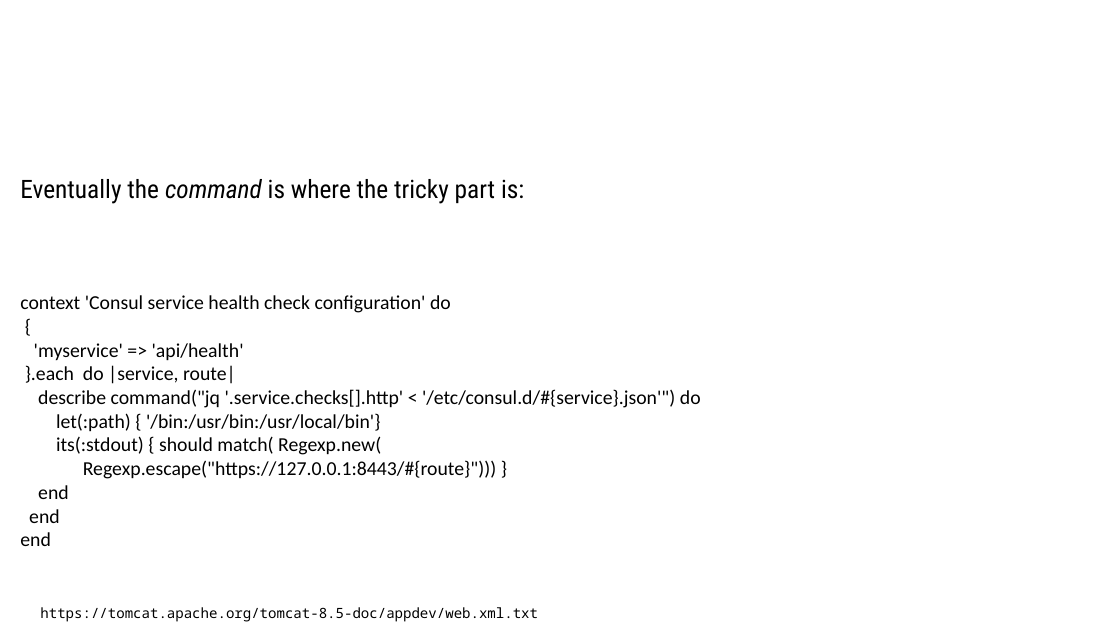
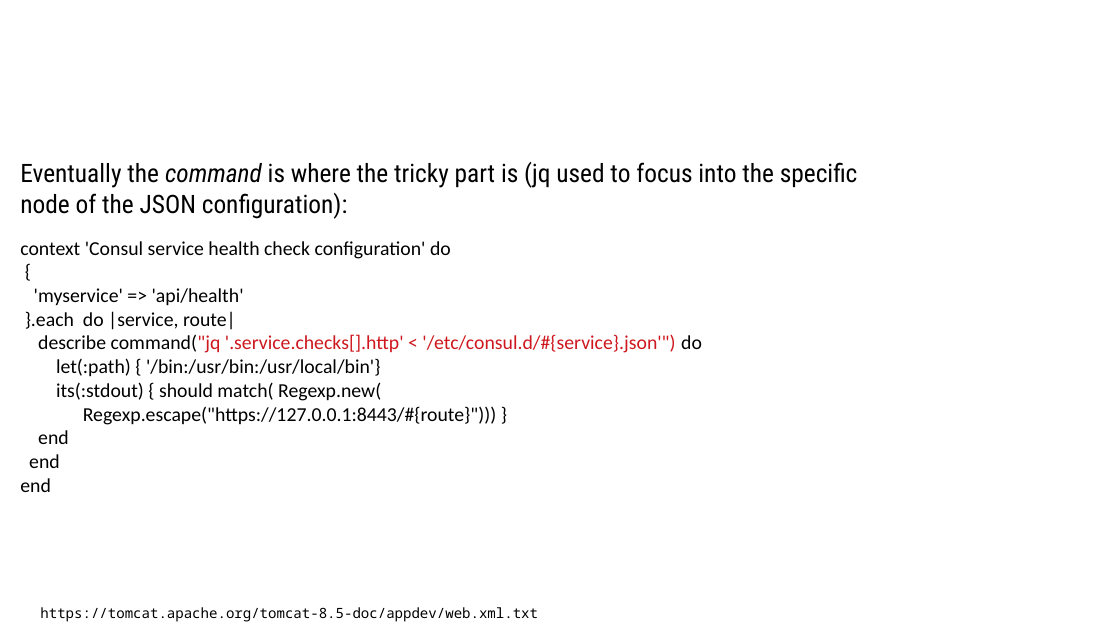
Before and after one commit to sergueik/uru_serverspec, a slide deck: slide 15 of Serverspec Integration in Cloud Provision.odp (slide 9 before the commit). Drawn at 1120x630 pixels with LibreOffice and Linux fonts; fonts in the diff are those of the drawing; background and template pictures are left out. Boxes give left, top, right and bottom in pixels: in the first picture for what was removed or moved away, otherwise in the second. Text is boxed around its words. In the diff, an @@ line names an element or a change of style, - is before the commit and + after.

```diff
--- a/Serverspec Integration in Cloud Provision.odp
+++ b/Serverspec Integration in Cloud Provision.odp
@@ text at <box>20,162,858,219</box>: text changed @@
-Eventually the command is where the tricky part is:
+Eventually the command is where the tricky part is (jq used to focus into the specific node of the JSON configuration):
@@ text "context 'Consul service health check ...": place and size @@
-text "context 'Consul service health check ..." at <box>20,295,701,546</box>
+text "context 'Consul service health check ..." at <box>20,241,702,492</box>
@@ text "context 'Consul service health check ..." at <box>20,241,702,492</box>: text colour #000000 to #CE181E in "command("jq '.service.checks[].http' < '/etc/consul.d/#{serv ..." @@
```
Also in this commit, not shown: 6 other slides changed, 11 slides added, 2 slides removed, 1 other file.
